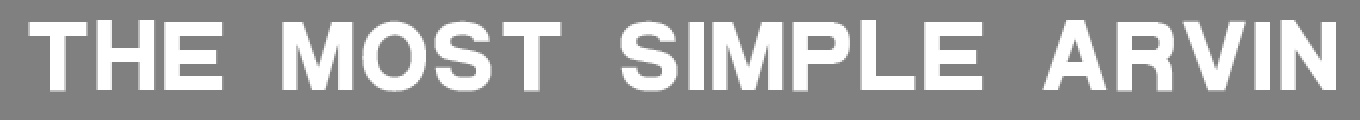
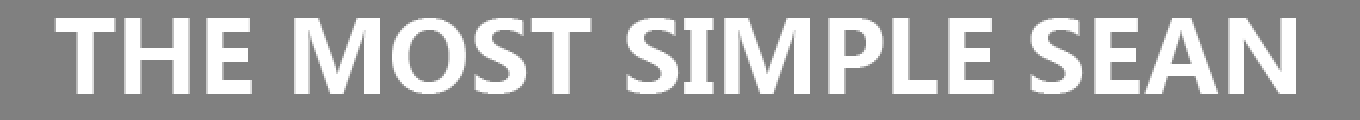
Layer changes from the first 1360px x 120px image to the second:
renamed "THE MOST SIMPLE ARVIN" to "THE MOST SIMPLE SEAN", painted on it over (28, 18, 1336, 94)
